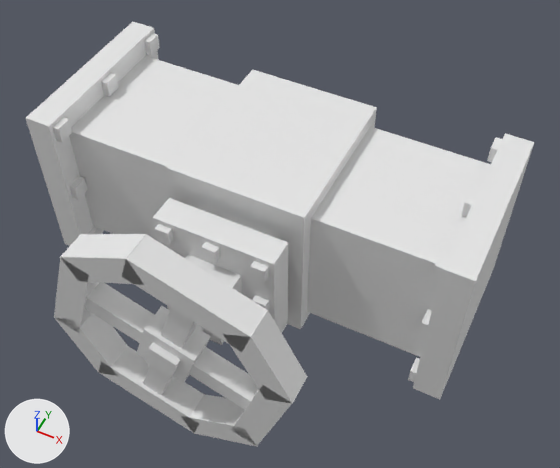
One commit to the OBJ model src/main/resources/assets/qbar/models/block/fluidpipe_inventory_valve.obj: the scene before it, then after it.
One viewpoint serves both versions: a 50 mm camera at (2.073, -1.626, 1.694) aimed at (1.561, -0.604, 0.416). Lighting does not change. The marker at lower left points along +X, +Y and +Z. Where no turn or scale is listed for an object, it has been applied to the vertices.

The first picture shows 'fluidpipe_inventory_valve'.
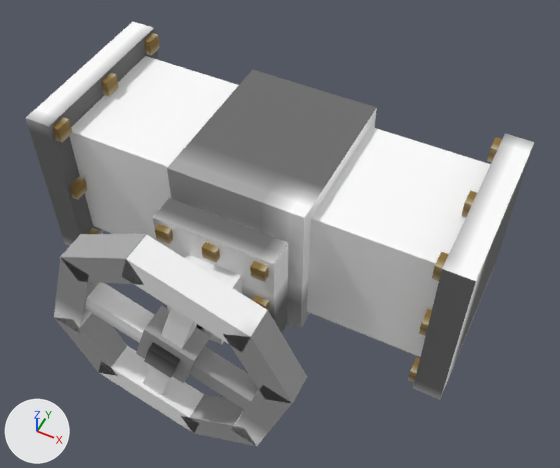
Location of each change, [x1, y1, x2, y2] in pixels of the pictures (560 x 468 px):
'fluidpipe_inventory_valve', recoloured: [26, 22, 534, 446] in both

Edits to the bpy script that builds the scene:
```text
Add img_fluid_pipe:
    img_fluid_pipe = load_image('fluid_pipe', '../../textures/blocks/fluid_pipe.png', 64, 64, 'sRGB')
Add mat_none:
    mat_none = principled_material('None')
    mat_none.texture = img_fluid_pipe
    mat_none.roughness = 1.0
Change me_fluidpipe_inventory_valve:
    where me_fluidpipe_inventory_valve.from_pydata(...)  # 360 vertices, 540 faces; spans x 1.0..2.0, y -1.0..-0.294, z 0.129..0.683
    add me_fluidpipe_inventory_valve.materials.append(mat_none)  # picture img_fluid_pipe
```
